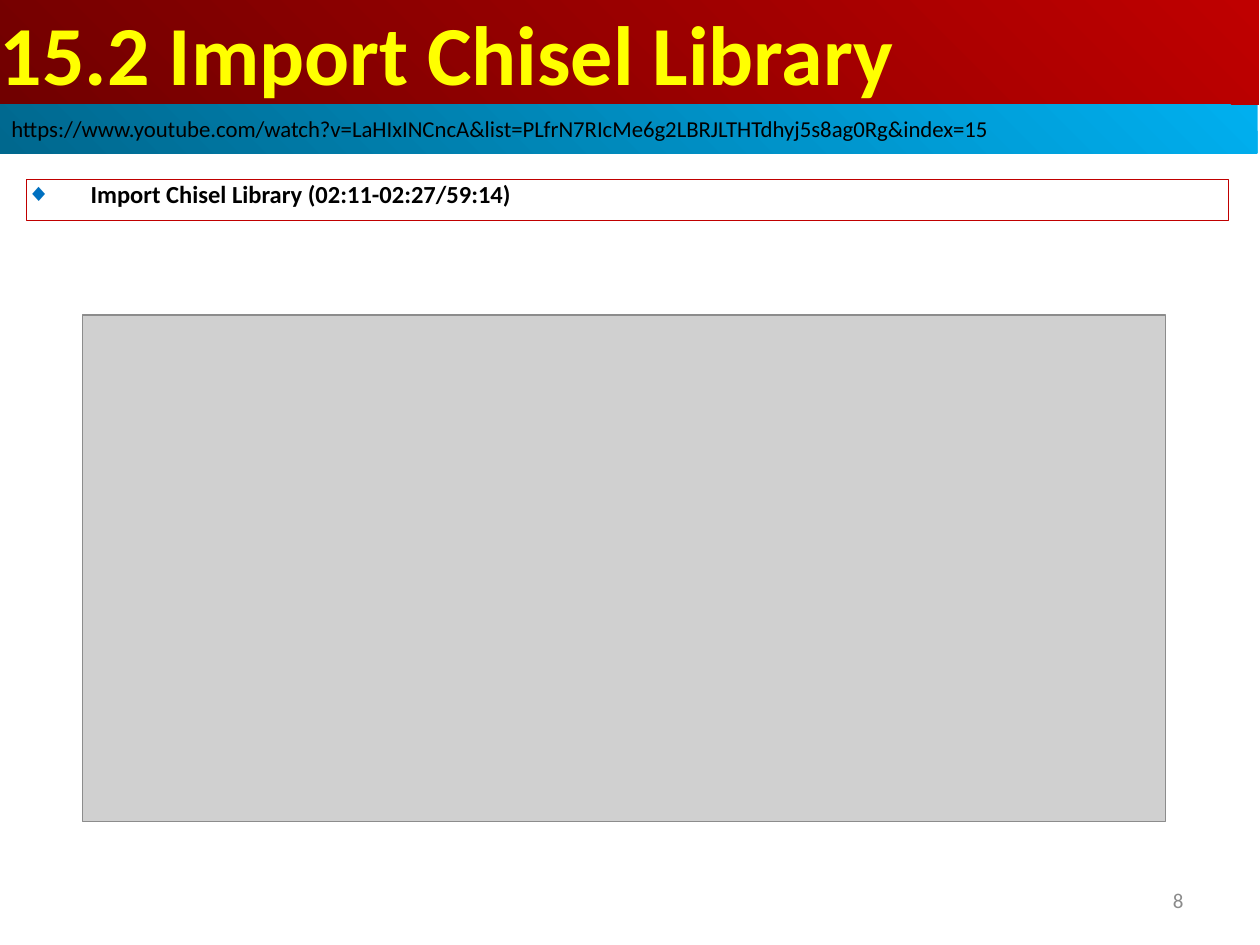
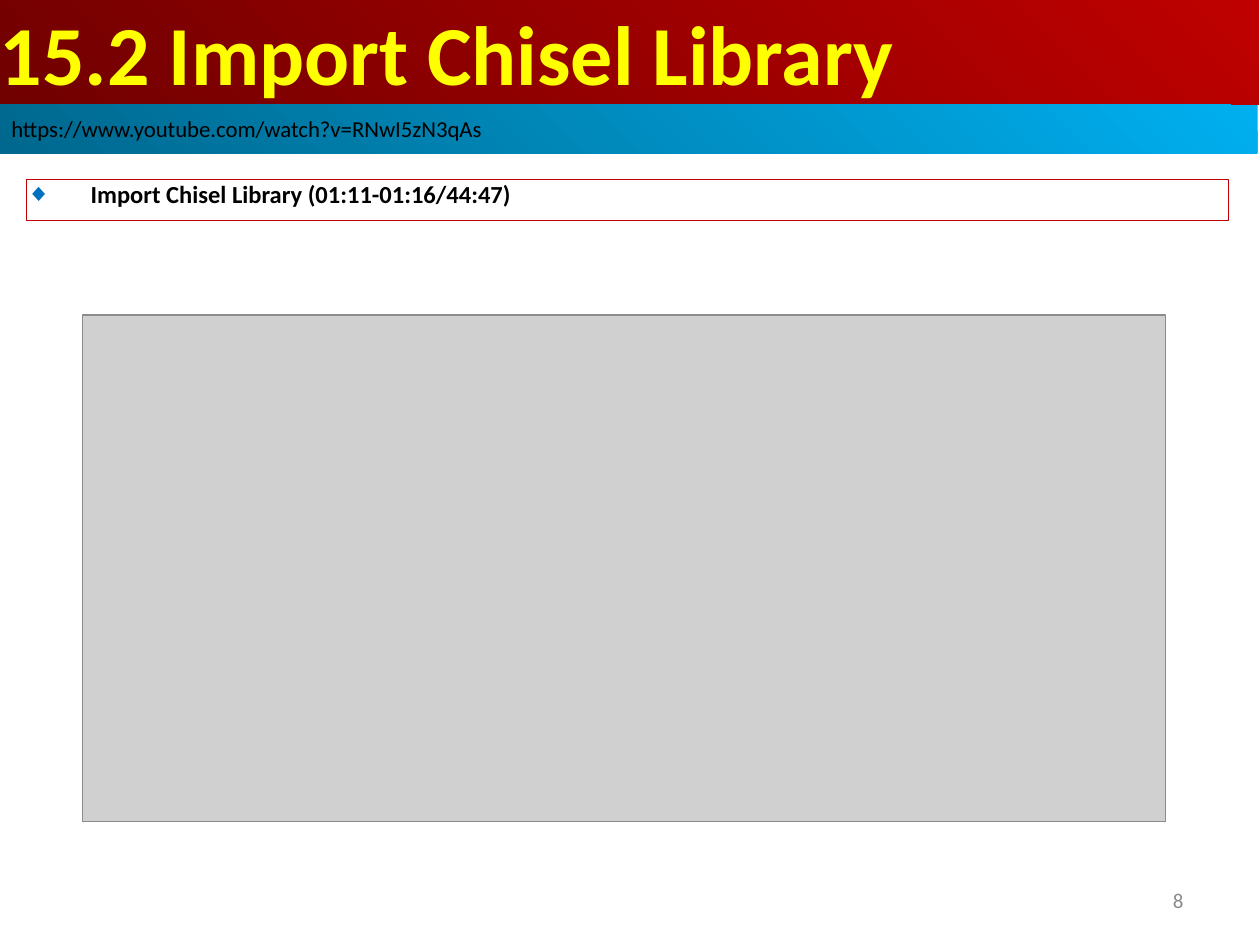
Before and after one commit to peterhchen/AIU_CS800_Chisel, a slide deck: slide 8 of 500_UCSC_HWD/015_Network/000_Video/015.Network.ppt. Drawn at 1260x945 pixels with LibreOffice and Linux fonts; fonts in the diff are those of the drawing; grey boxes stand for pictures. Boxes give left, top, right and bottom in pixels: in the first picture for what was removed or moved away, otherwise in the second. Text is boxed around its words. In the diff, an @@ line names an element or a change of style, - is before the commit and + after.

```diff
--- a/500_UCSC_HWD/015_Network/000_Video/015.Network.ppt
+++ b/500_UCSC_HWD/015_Network/000_Video/015.Network.ppt
@@ text in rectangle at (11,121,481,141): text changed @@
-https://www.youtube.com/watch?v=LaHIxINCncA&list=PLfrN7RIcMe6g2LBRJLTHTdhyj5s8ag0Rg&index=15
+https://www.youtube.com/watch?v=RNwI5zN3qAs
@@ text in rectangle at (91,185,511,207): text changed @@
-◆ Import Chisel Library (02:11-02:27/59:14)
+◆ Import Chisel Library (01:11-01:16/44:47)
```
Also in this commit, not shown: 4 other slides changed, 10 slides added, 1 slide removed.
